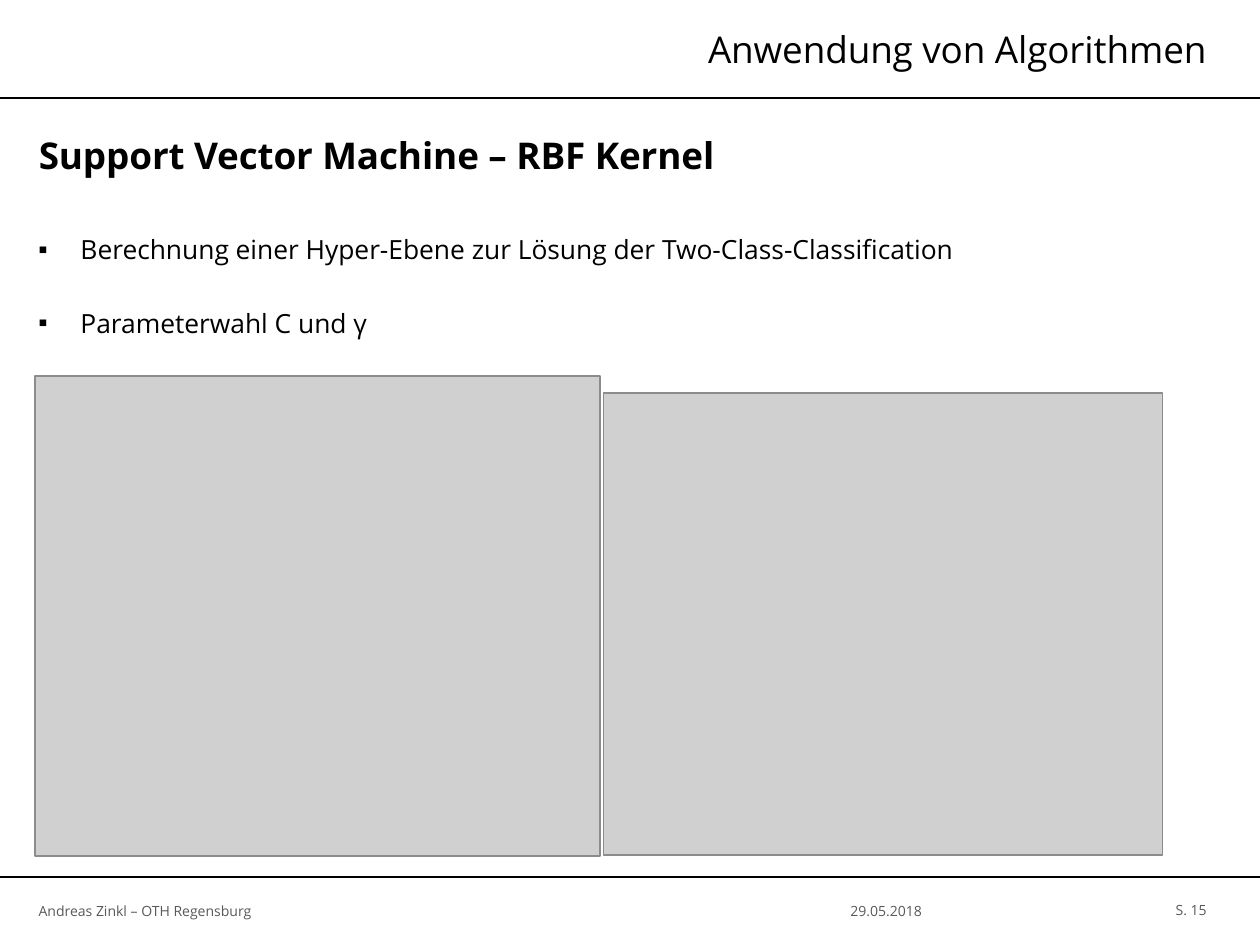
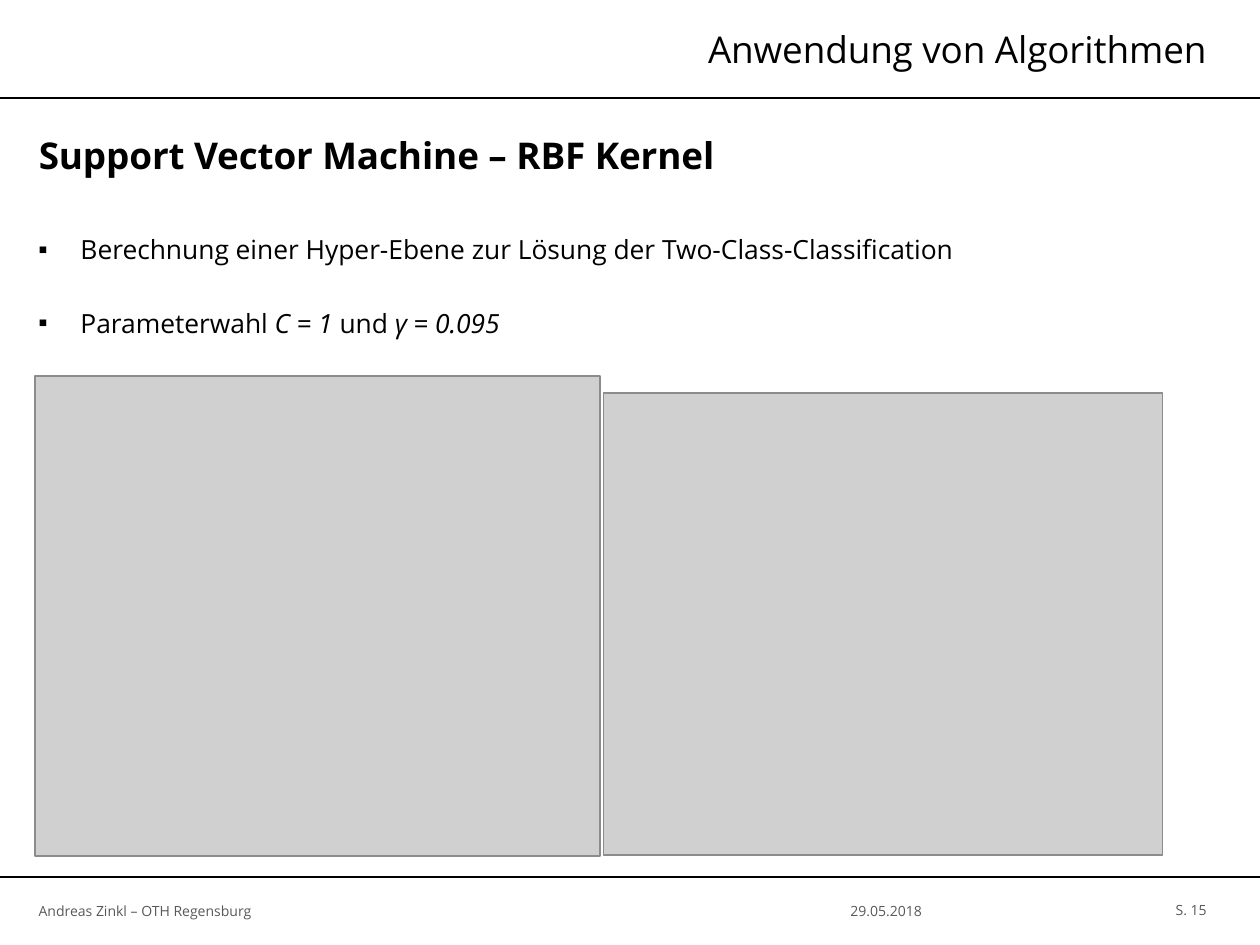
Before and after one commit to zinklandi/Autism_Classification_Paper, a slide deck: slide 15 of IML-Praesentation.pptx. Drawn at 1260x945 pixels with LibreOffice and Linux fonts; fonts in the diff are those of the drawing; grey boxes stand for pictures; background and template pictures are left out. Boxes give left, top, right and bottom in pixels: in the first picture for what was removed or moved away, otherwise in the second. Text is boxed around its words. In the diff, an @@ line names an element or a change of style, - is before the commit and + after.

```diff
--- a/IML-Praesentation.pptx
+++ b/IML-Praesentation.pptx
@@ text at (80,313,500,340): text changed @@
-▪ Parameterwahl C und γ
+▪ Parameterwahl C = 1 und γ = 0.095
```
Also in this commit, not shown: 6 other slides changed, 12 other files.
